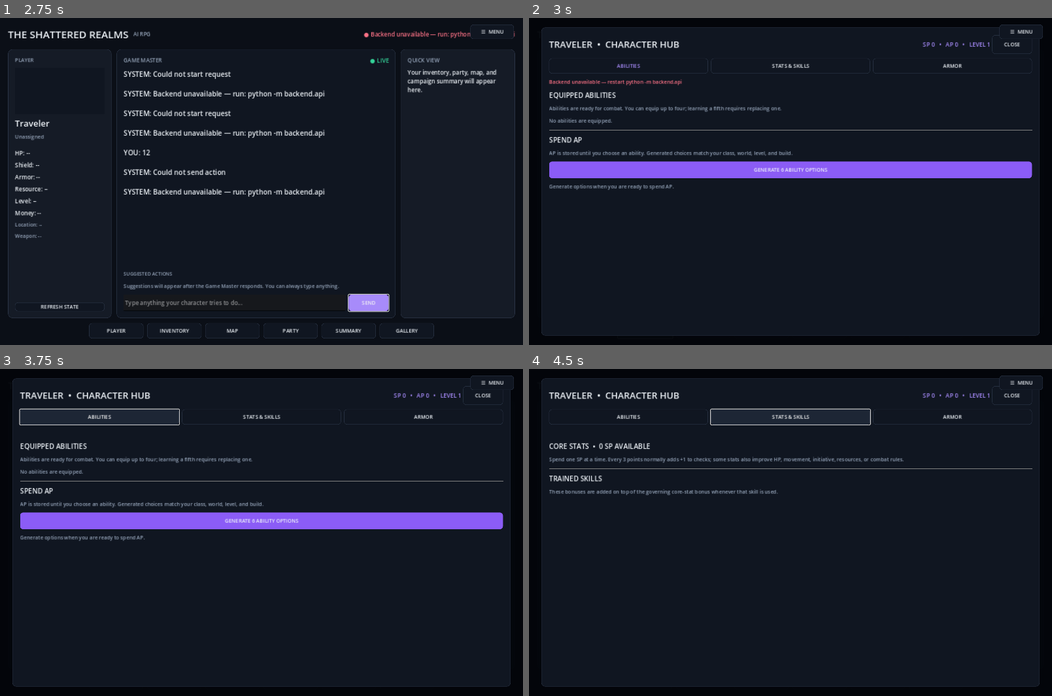
Above: before the commit, frames 1-4 (two rows, left to right).
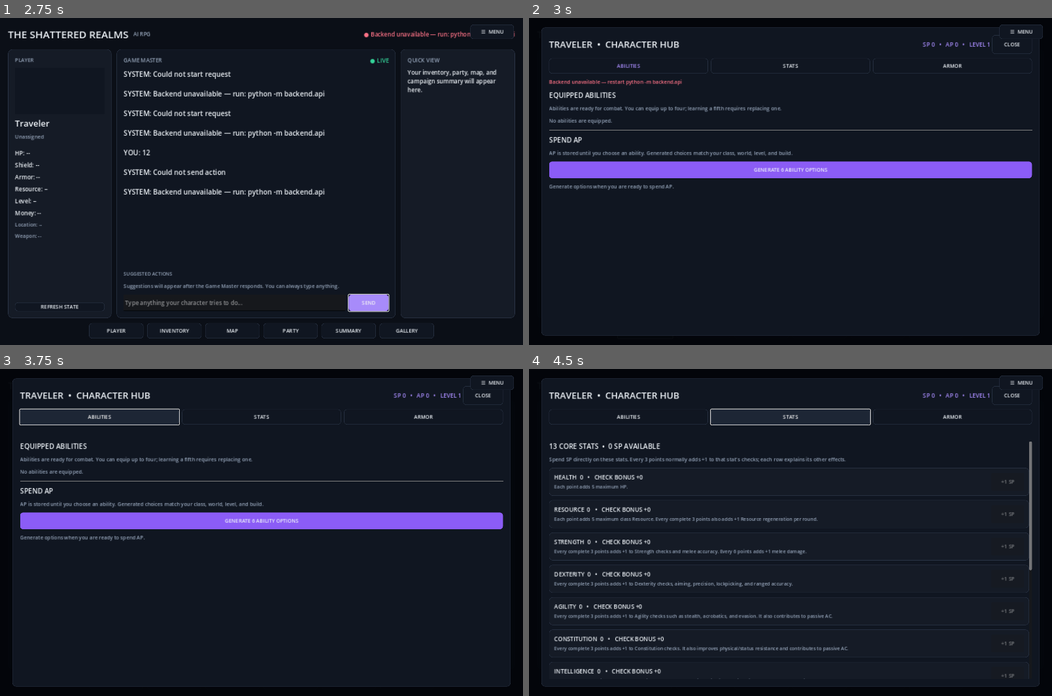
Above: after the commit, the same moments.

Repository: jjhartman2020-tech/the-shattered-realms
Game: Godot game, scene res://main.tscn
Same seed, same stepped clock (60 frames per second), same inputs: the game is played once before the commit and once after it.
Inputs (mouse positions are in pixels of both pictures, inside the frame that each line leads up to):
- Up to frame 1 (2.75 s): click (235, 302) at 0.52 s; type "12" at 0.6 s; click "REFRESH STATE" at 1.25 s; click "SEND" at 2 s
- Up to frame 2 (3 s): click "PLAYER" at 2.75 s
- Up to frame 3 (3.75 s): click "ABILITIES" at 3.5 s
- Up to frame 4 (4.5 s): click (790, 418) at 4.25 s, where only the run after the commit has a clickable "STATS"

Frame 1 is identical in both runs. In frame 2, less than 0.1% of the frame differs, in the area x 46-54%, y 14-16%; in frame 3, less than 0.1%; in frame 4, 6.2%, in the area x 3-97%, y 14-95%.

Commit message:
Show only the 13 core stats and SP controls

Diff:
--- a/godot/character_hub.gd
+++ b/godot/character_hub.gd
@@ -134,7 +134,7 @@
 	var tabs := HBoxContainer.new()
 	tabs.add_theme_constant_override("separation", 8)
 	root.add_child(tabs)
-	for entry in [["ABILITIES", "abilities"], ["STATS & SKILLS", "stats"], ["ARMOR", "armor"]]:
+	for entry in [["ABILITIES", "abilities"], ["STATS", "stats"], ["ARMOR", "armor"]]:
 		var tab := _button(str(entry[0]), false)
 		tab.size_flags_horizontal = Control.SIZE_EXPAND_FILL
 		tab.custom_minimum_size.y = 42
@@ -288,11 +288,12 @@
 
 func _render_stats(player: Dictionary) -> void:
 	var sp := int(player.get("skill_points_unspent", 0))
-	_add_section_heading("CORE STATS  •  %d SP AVAILABLE" % sp, "Spend one SP at a time. Every 3 points normally adds +1 to checks; some stats also improve HP, movement, initiative, resources, or combat rules.")
+	_add_section_heading("13 CORE STATS  •  %d SP AVAILABLE" % sp, "Spend SP directly on these stats. Every 3 points normally adds +1 to that stat's checks; each row explains its other effects.")
 	var stats: Dictionary = player.get("stats", {}) if player.get("stats", {}) is Dictionary else {}
 	var armor_bonuses: Dictionary = player.get("armor_stat_bonuses", {}) if player.get("armor_stat_bonuses", {}) is Dictionary else {}
 	for stat in CORE_STATS:
 		var row := _panel(PANEL)
+		content_box.add_child(row)
 		var margin := _card_margin()
 		row.add_child(margin)
 		var horizontal := HBoxContainer.new()
@@ -314,27 +315,6 @@
 		add_button.disabled = sp <= 0 or value >= 100 or _combat_active()
 		add_button.pressed.connect(_request.bind("/character/stats/spend", {"stat": stat, "amount": 1}, "character_stats"))
 		horizontal.add_child(add_button)
-
-	var divider := HSeparator.new()
-	content_box.add_child(divider)
-	_add_section_heading("TRAINED SKILLS", "These bonuses are added on top of the governing core-stat bonus whenever that skill is used.")
-	var skills: Dictionary = player.get("skills", {}) if player.get("skills", {}) is Dictionary else {}
-	var grid := GridContainer.new()
-	grid.columns = 3
-	grid.add_theme_constant_override("h_separation", 8)
-	grid.add_theme_constant_override("v_separation", 8)
-	content_box.add_child(grid)
-	var skill_names: Array = skills.keys()
-	skill_names.sort()
-	for skill_name in skill_names:
-		var skill_card := _panel(PANEL)
-		skill_card.size_flags_horizontal = Control.SIZE_EXPAND_FILL
-		var skill_margin := MarginContainer.new()
-		for side in ["margin_left", "margin_right", "margin_top", "margin_bottom"]:
-			skill_margin.add_theme_constant_override(side, 10)
-		skill_card.add_child(skill_margin)
-		skill_margin.add_child(_label("%s   %s" % [str(skill_name).replace("_", " ").capitalize(), _signed(int(skills.get(skill_name, 0)))], 13, TEXT))
-		grid.add_child(skill_card)
 
 
 func _render_armor(player: Dictionary) -> void:
